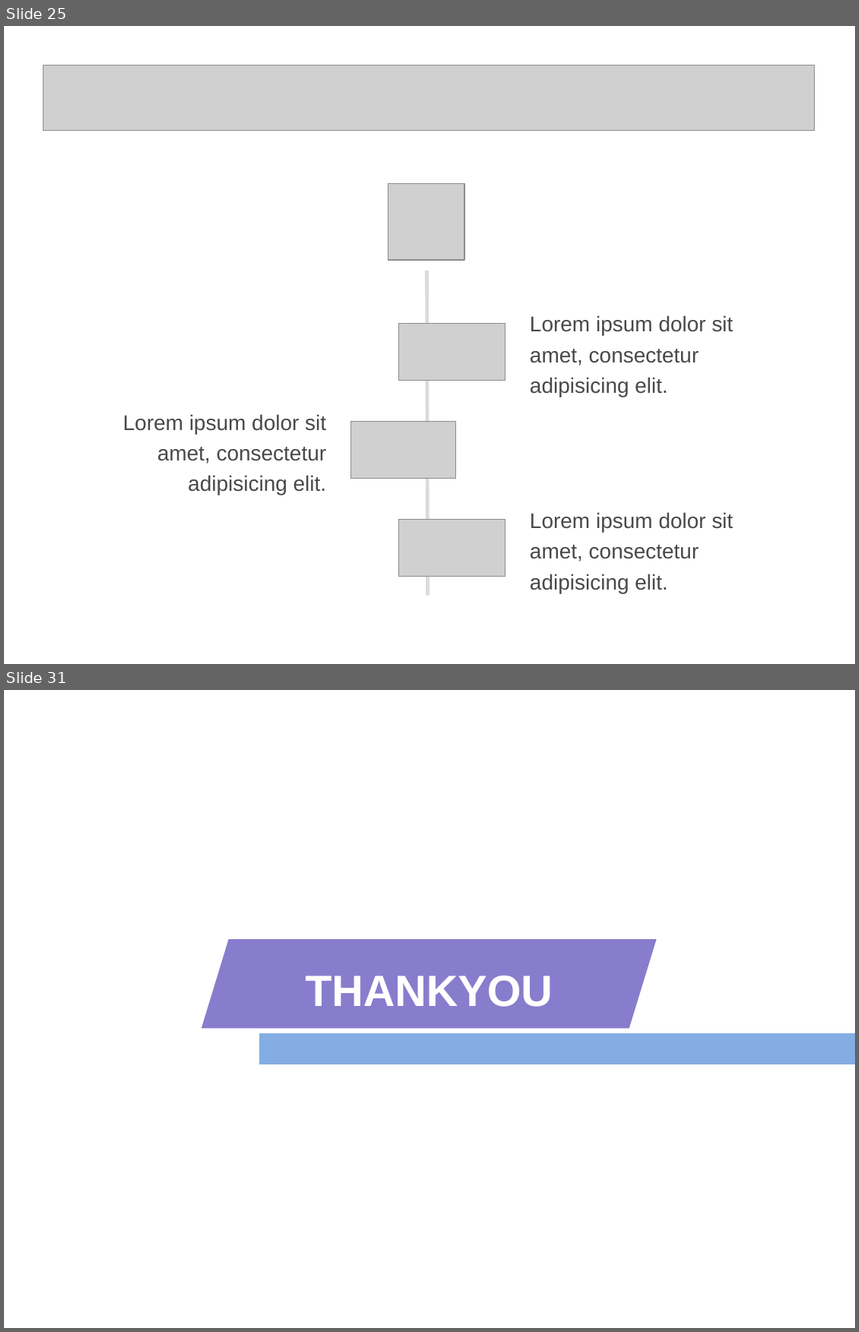
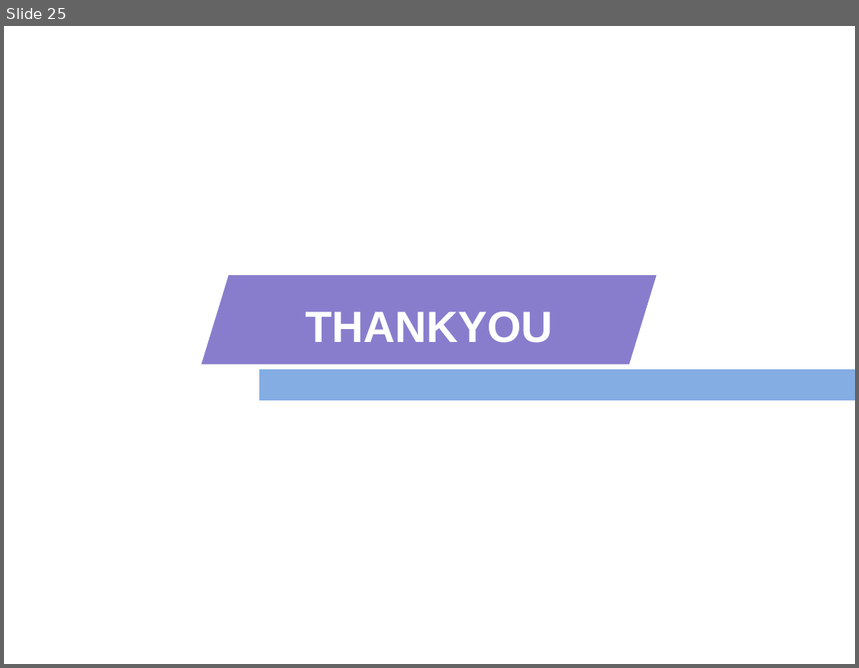
Before and after one commit to fengqiang111/evolution_plan, a slide deck: cv/2-图像形成.ppt. Shown one above the other, each under a label of ours: slides 25 and 31 before the commit, slide 25 after it; the slides between them are not shown. The pictures are 859x1332 and 859x668 pixels, drawn with LibreOffice and Linux fonts; fonts in the diff are those of the drawing; grey boxes stand for pictures; background and template pictures are left out. Boxes give left, top, right and bottom in pixels: in the first picture for what was removed or moved away, otherwise in the second. Text is boxed around its words. In the diff, an @@ line names an element or a change of style, - is before the commit and + after.

```diff
--- a/cv/2-图像形成.ppt
+++ b/cv/2-图像形成.ppt
@@ slide 25 removed at (x1=4, y1=26, x2=855, y2=664), background #FFFFFF @@
@@ picture removed at (x1=44, y1=66, x2=815, y2=130) @@
@@ rectangle removed at (x1=4, y1=153, x2=855, y2=664) @@
@@ picture removed at (x1=389, y1=184, x2=465, y2=260) @@
@@ line removed from (427, 270) to (428, 595) @@
@@ text removed at (x1=530, y1=316, x2=734, y2=397) @@
-Lorem ipsum dolor sit amet, consectetur adipisicing elit.
@@ picture removed at (x1=399, y1=323, x2=506, y2=380) @@
@@ text removed at (x1=123, y1=414, x2=327, y2=495) @@
-Lorem ipsum dolor sit amet, consectetur adipisicing elit.
@@ picture removed at (x1=351, y1=422, x2=455, y2=479) @@
@@ picture removed at (x1=399, y1=520, x2=506, y2=577) @@
@@ text removed at (x1=530, y1=512, x2=734, y2=594) @@
-Lorem ipsum dolor sit amet, consectetur adipisicing elit.
@@ what was slide 31 is now slide 25 @@
```
Also in this commit, not shown: 24 slides added, 29 other slides removed.
